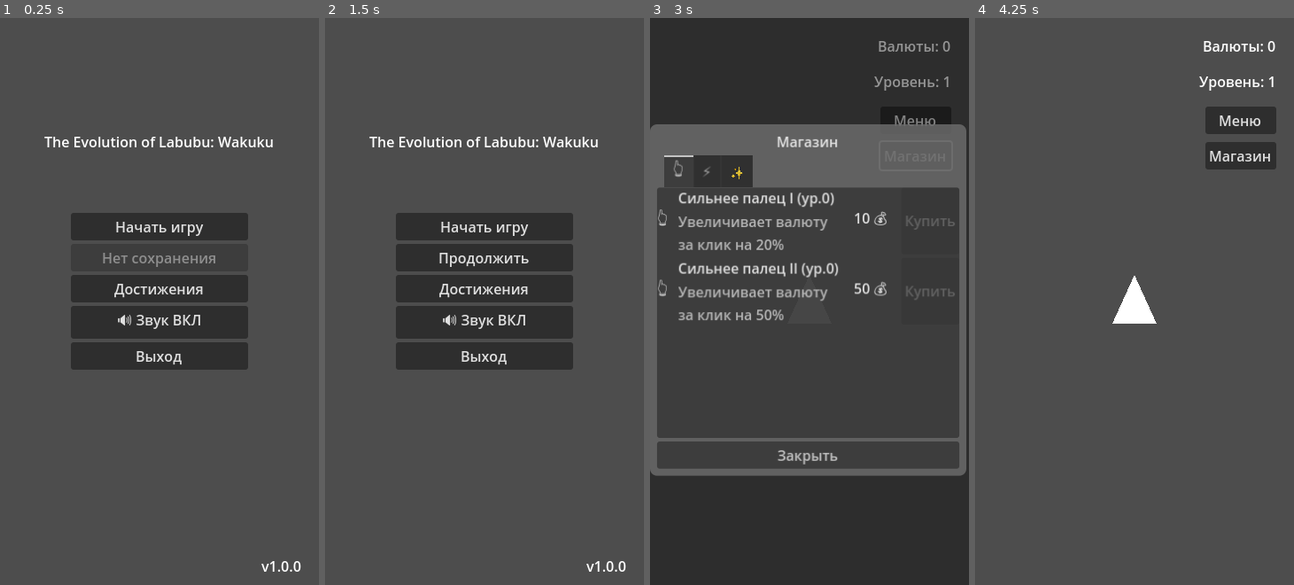
Above: before the commit, frames 1-4 (left to right).
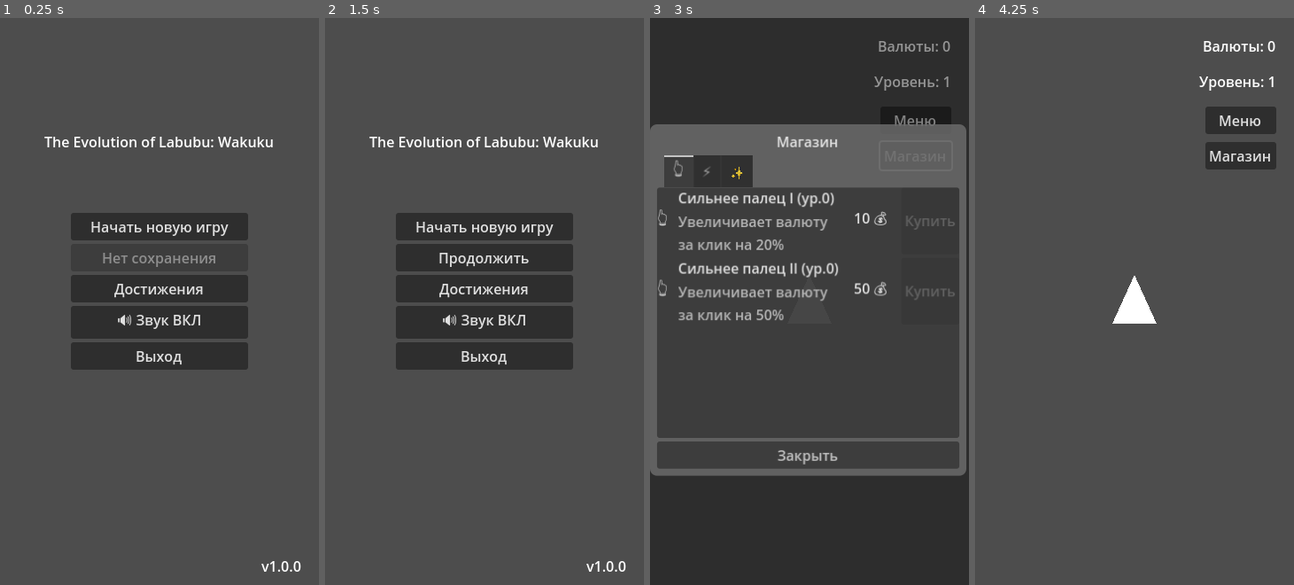
Above: after the commit, the same moments.

Repository: Common-ka/the-evolution-of-Labubu-Wakuku
Game: Godot game, scene res://scenes/main/main_menu.tscn
Two runs of this game, one before a commit and one after it. Both use one fixed random seed, a clock stepped at 60 frames per second and the inputs below.
Inputs:
- Up to frame 1 (0.25 s): no input
- Up to frame 2 (1.5 s): click "Начать игру" (after the commit: "Начать новую игру") at 0.5 s; click "Меню" at 1.25 s
- Up to frame 3 (3 s): click "Начать игру" (after the commit: "Начать новую игру") at 2 s; click "Магазин" at 2.75 s
- Up to frame 4 (4.25 s): click "Закрыть" at 3.5 s

The runs differ from the first frame. In frame 1, 0.4% of the frame differs, in the area x 28-72%, y 35-39%; in frame 2, 0.4%; in frame 3, less than 0.1%; in frame 4, nothing differs.

Commit message:
Исправление ошибки TweenManager и обновление UI

Diff:
--- a/project.godot
+++ b/project.godot
@@ -14,7 +14,7 @@
 config/description="Инкрементальная игра-кликер"
 config/version="1.0.0"
 run/main_scene="uid://bqxvhxqxqxqxq"
-config/features=PackedStringArray("4.4", "GL Compatibility")
+config/features=PackedStringArray("4.5", "GL Compatibility")
 run/max_fps=30
 run/enable_pause=true
 
--- a/scenes/main/main_menu.tscn
+++ b/scenes/main/main_menu.tscn
@@ -48,7 +48,7 @@
 
 [node name="StartButton" type="Button" parent="ButtonsContainer"]
 layout_mode = 2
-text = "Начать игру"
+text = "Начать новую игру"
 
 [node name="ContinueButton" type="Button" parent="ButtonsContainer"]
 layout_mode = 2
--- a/scripts/autoload/tween_manager.gd
+++ b/scripts/autoload/tween_manager.gd
@@ -154,23 +154,43 @@
 
 # Очистка невалидных узлов из словаря
 func cleanup_invalid_nodes() -> void:
-	var nodes_to_remove: Array[Node] = []
-
+	var nodes_to_remove: Array = []  # Изменено с Array[Node] на Array для безопасности
+
+	# Собираем невалидные узлы
 	for node in node_tweens.keys():
 		if not is_instance_valid(node) or node.is_queued_for_deletion():
 			nodes_to_remove.append(node)
 
+	# Удаляем невалидные узлы из словаря
 	for node in nodes_to_remove:
+		# Сохраняем имя узла до удаления для логирования
+		var node_name: String = "null"
+		if is_instance_valid(node):
+			node_name = node.name
+
+		# Убиваем все Tween'ы узла перед удалением
+		if node_tweens.has(node):
+			var tweens = node_tweens[node]
+			for tween in tweens:
+				if is_instance_valid(tween):
+					tween.kill()
+					tween_killed.emit(tween, node)
+
 		node_tweens.erase(node)
-		print("[TweenManager] Убран невалидный узел: ", node.name if node else "null")
+		print("[TweenManager] Убран невалидный узел: ", node_name)
 
 # Обработчик завершения Tween'а
 func _on_tween_finished(tween: Tween, node: Node) -> void:
-	print("[TweenManager] Tween завершен для узла: ", node.name if node else "глобальный")
+	# Безопасная проверка узла перед логированием
+	var node_name: String = "глобальный"
+	if node and is_instance_valid(node):
+		node_name = node.name
+
+	print("[TweenManager] Tween завершен для узла: ", node_name)
 	tween_finished.emit(tween, node)
 
 	# Убираем завершенный Tween из списков
-	if node:
+	if node and is_instance_valid(node):
 		if node_tweens.has(node):
 			var tweens = node_tweens[node]
 			var index = tweens.find(tween)
